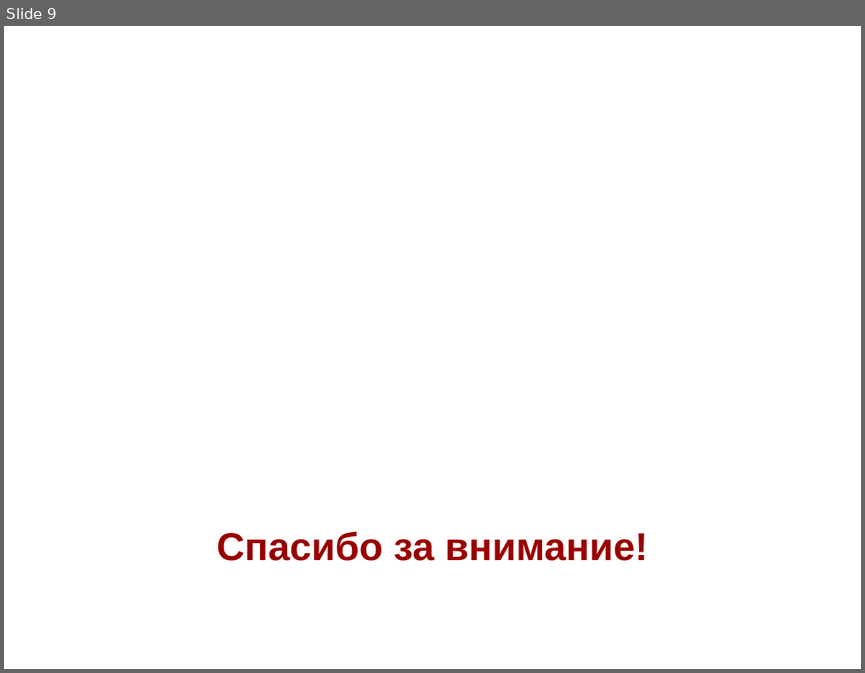
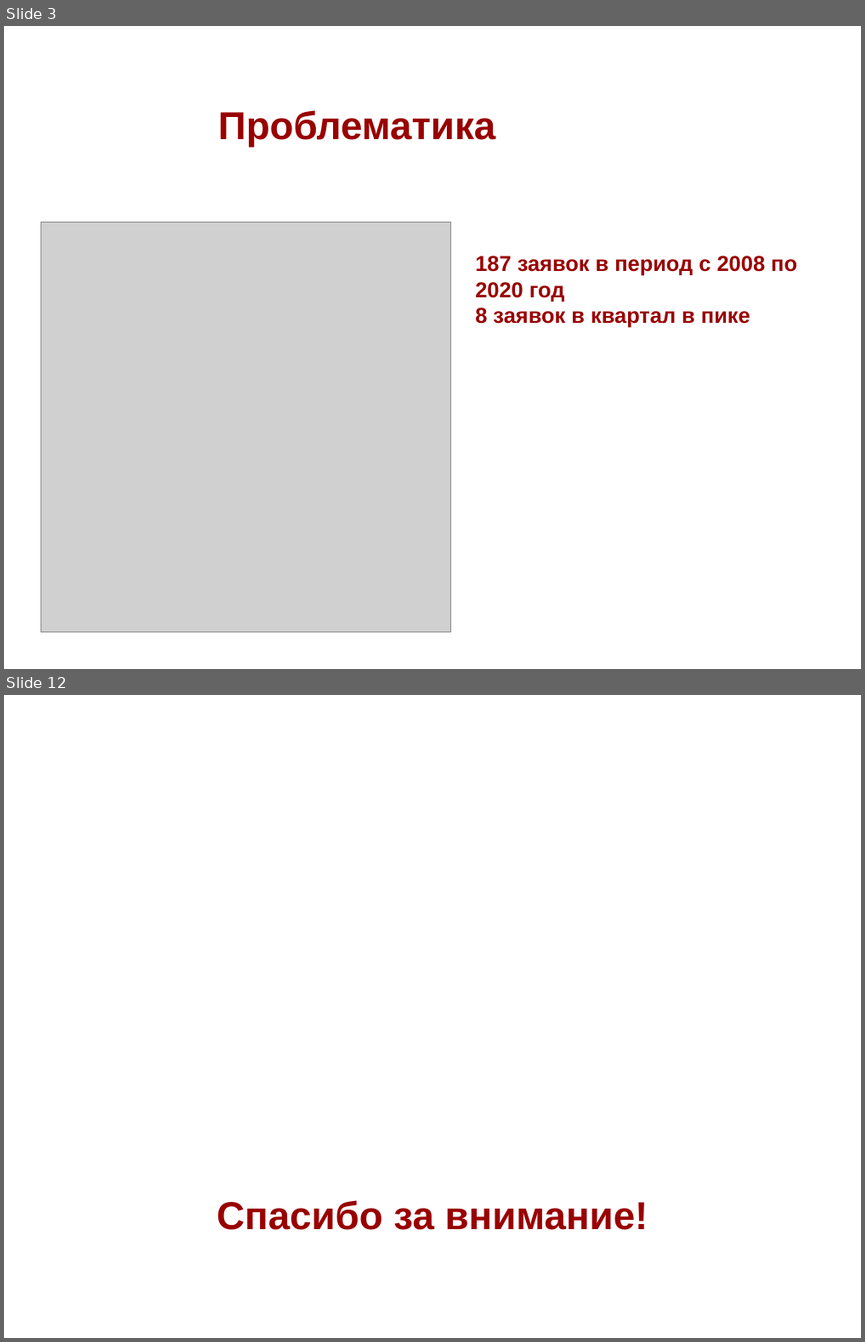
Before and after one commit to NIR-Ginko/presentations, a slide deck: 2020-02-07 ALT Join and community/ALT Join and community.odp. Shown one above the other, each under a label of ours: slide 9 before the commit, slides 3 and 12 after it; the slides between them are not shown. The pictures are 865x673 and 865x1342 pixels, drawn with LibreOffice and Linux fonts; fonts in the diff are those of the drawing; grey boxes stand for pictures; background and template pictures are left out. Boxes give left, top, right and bottom in pixels: in the first picture for what was removed or moved away, otherwise in the second. Text is boxed around its words. In the diff, an @@ line names an element or a change of style, - is before the commit and + after.

```diff
--- a/2020-02-07 ALT Join and community/ALT Join and community.odp
+++ b/2020-02-07 ALT Join and community/ALT Join and community.odp
@@ slide 3 added at (4, 26, 861, 669), background picture (left out) @@
@@ title added at (218, 110, 495, 147), 36 pt, text #990000, bold @@
+Проблематика
@@ picture added at (41, 222, 451, 632) @@
@@ text added at (475, 256, 797, 328), 20 pt, text #990000, bold @@
+● 187 заявок в период с 2008 по 2020 год
+● 8 заявок в квартал в пике
@@ what was slide 9 is now slide 12 @@
```
Also in this commit, not shown: 10 other slides added, 8 slides removed.
